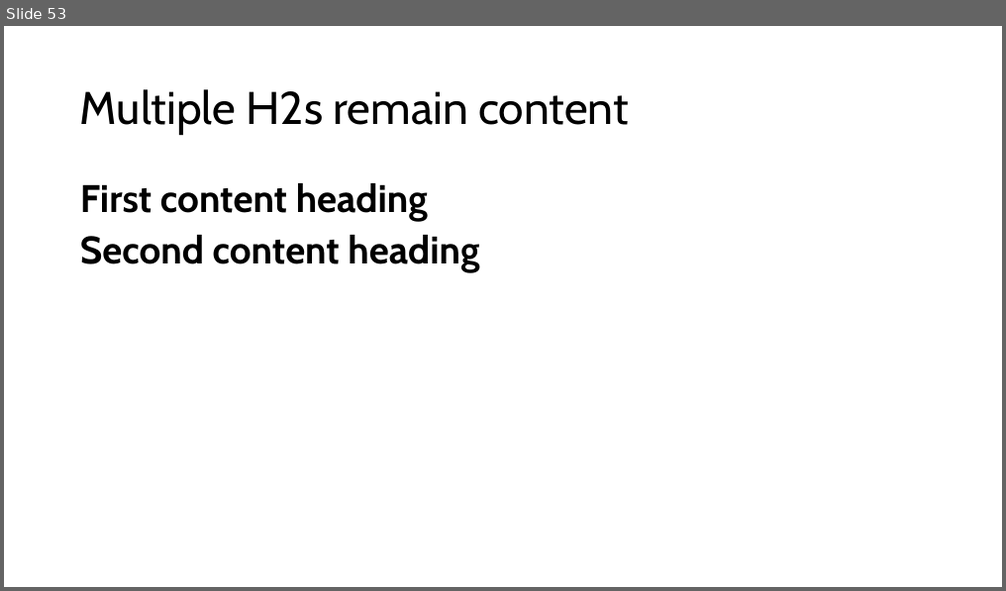
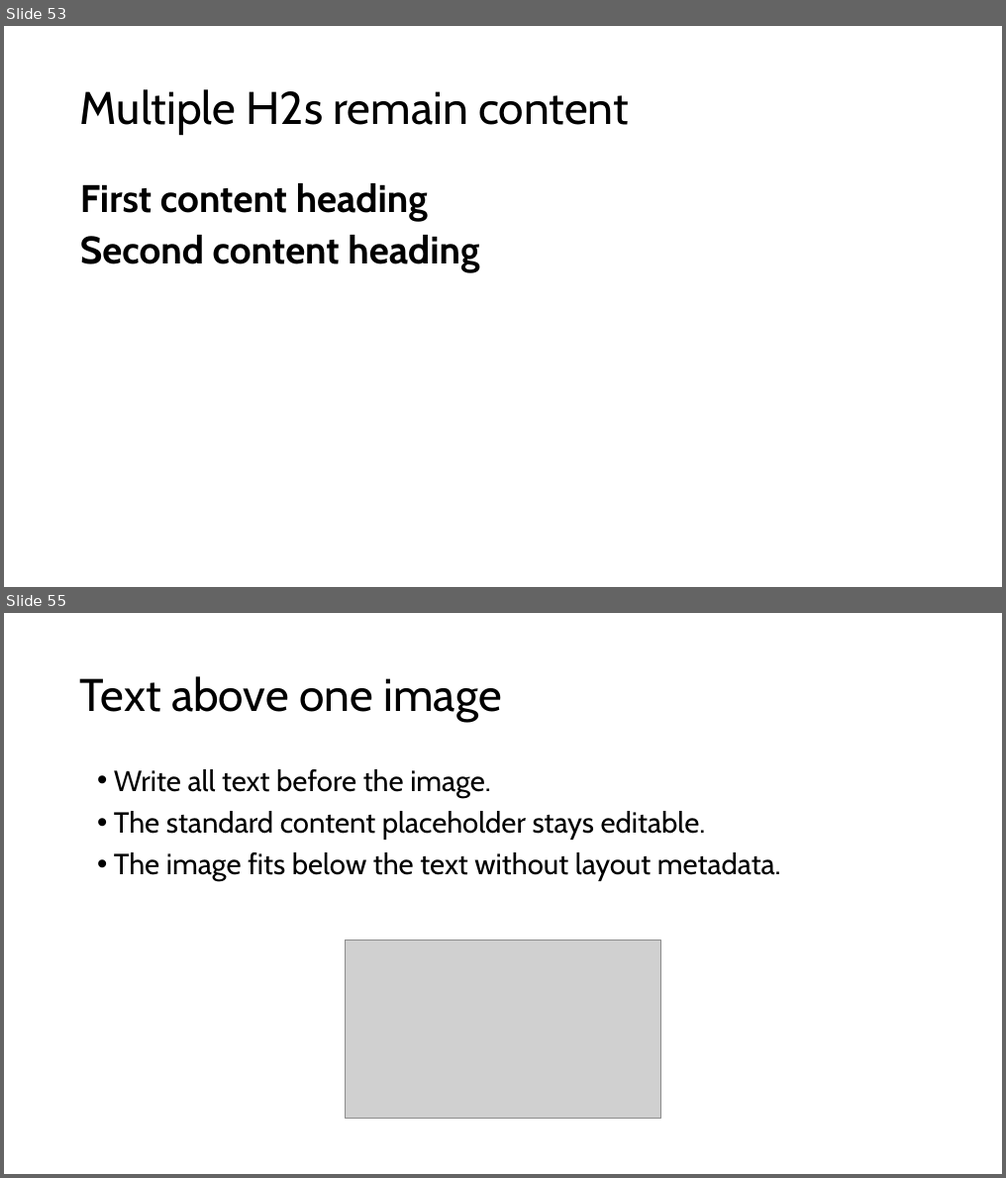
Before and after one commit to pseudosavant/markdown-pptx, a slide deck: sample/default-showcase.pptx. Shown one above the other, each under a label of ours: slide 53 before the commit, slides 53 and 55 after it; the slides between them are not shown. The pictures are 1006x591 and 1006x1178 pixels, drawn with LibreOffice and Linux fonts; fonts in the diff are those of the drawing; grey boxes stand for pictures. Boxes give left, top, right and bottom in pixels: in the first picture for what was removed or moved away, otherwise in the second. Text is boxed around its words. In the diff, an @@ line names an element or a change of style, - is before the commit and + after.

Commit message:
Release markdown-pptx 3.1.0 with text above images

```diff
--- a/sample/default-showcase.pptx
+++ b/sample/default-showcase.pptx
@@ slide 55 added at <box>4,613,1002,1174</box>, background #FFFFFF @@
@@ title added at <box>80,676,502,722</box>, 44 pt, text #000000 @@
+Text above one image
@@ text added at <box>114,769,781,881</box>, 28 pt, text #000000 @@
+• Write all text before the image.
+• The standard content placeholder stays editable.
+• The image fits below the text without layout metadata.
@@ picture added at <box>345,941,661,1119</box> @@
```
Also in this commit, not shown: 20 other files.
